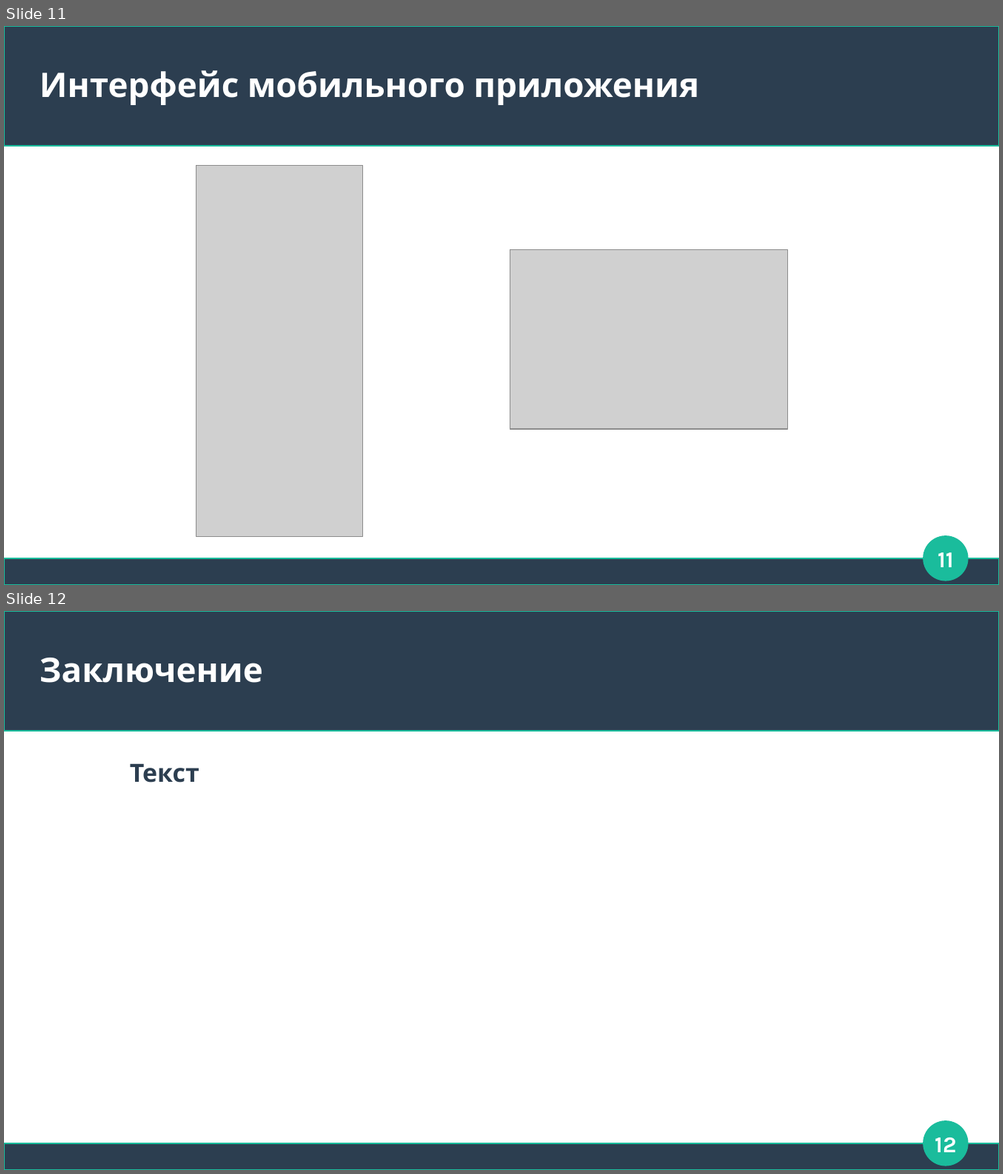
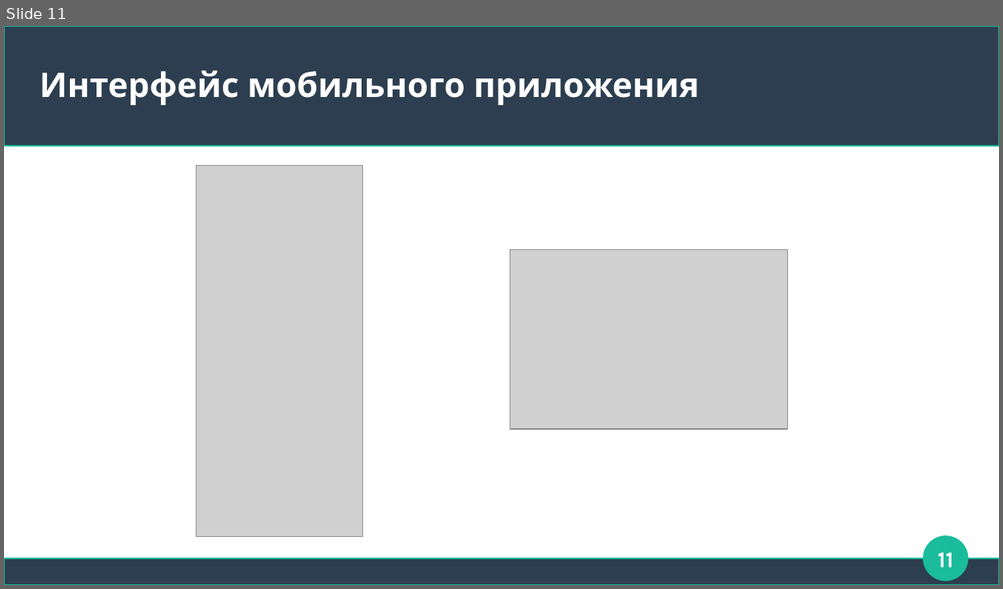
Before and after one commit to AndreyKaranik/iu9-education, a slide deck: course-work-7/presentation.odp. Shown one above the other, each under a label of ours: slides 11 and 12 before the commit, slide 11 after it. The pictures are 1003x1174 and 1003x589 pixels, drawn with LibreOffice and Linux fonts; fonts in the diff are those of the drawing; grey boxes stand for pictures. Boxes give left, top, right and bottom in pixels: in the first picture for what was removed or moved away, otherwise in the second. Text is boxed around its words. In the diff, an @@ line names an element or a change of style, - is before the commit and + after.

```diff
--- a/course-work-7/presentation.odp
+++ b/course-work-7/presentation.odp
@@ slide 12 removed at (4, 611, 999, 1170), background #FFFFFF; not listed: 3 template elements that a slide beside it also shows @@
@@ title removed at (40, 658, 263, 683) @@
-Заключение
@@ text removed at (130, 763, 199, 783) @@
-Текст
@@ page number removed at (934, 1138, 956, 1153) @@
-12
```
Also in this commit, not shown: 7 slides changed, 1 slide added, 5 other files.
